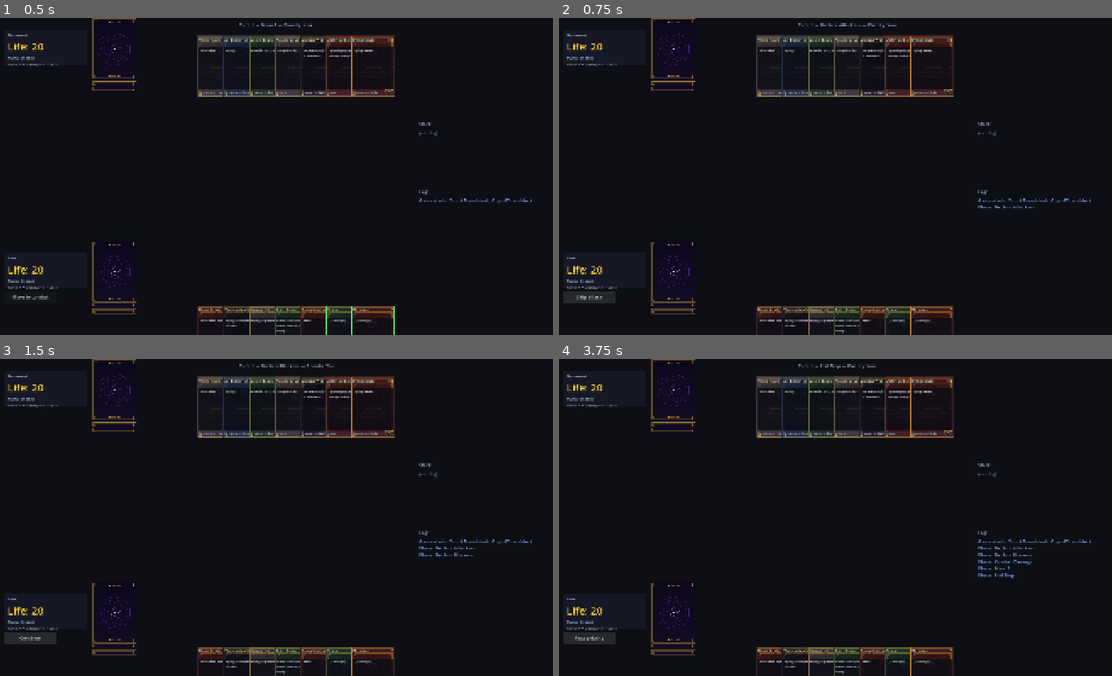
Above: before the commit, frames 1-4 (two rows, left to right).
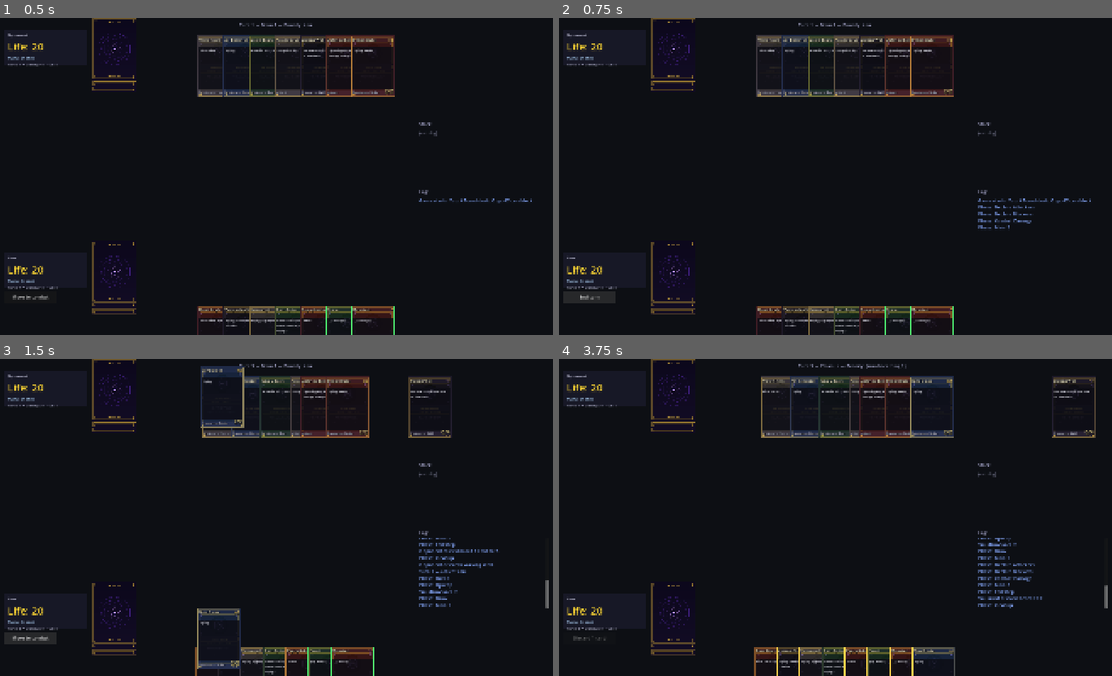
Above: after the commit, the same moments.

Repository: VoeJozzo/Magiclike
Game: Godot game, scene res://scenes/game/game_board.tscn
Same seed, same stepped clock (60 frames per second), same inputs: the game is played once before the commit and once after it.
Inputs (mouse positions are in pixels of both pictures, inside the frame that each line leads up to):
- Up to frame 1 (0.5 s): no input
- Up to frame 2 (0.75 s): click "Move to combat" at 0.5 s
- Up to frame 3 (1.5 s): click "Skip attack" (after the commit: "End turn") at 1.25 s
- Up to frame 4 (3.75 s): click "Continue" (after the commit: "Move to combat") at 2 s; click "Continue" (after the commit: "End turn") at 2.75 s; click (592, 637) at 3.5 s, where only the run before the commit has a clickable "End turn"

Frame 1 is identical in both runs. In frame 2, 0.3% of the frame differs, in the area x 3-86%, y 1-100%; in frame 3, 5.8%, in the area x 2-100%, y 1-100%; in frame 4, 4.8%.

Commit message:
Slice 0 (steps 3-4): B6 auto-pass + B7 end-turn fast-forward (iterative)
Step 3 (B6): auto-pass a dead priority window when the holder has no
meaningful action. Driven iteratively from _settle_state's loop (mirrors
proto's step()) rather than recursively from _open_priority_window -- the
plan's recursive tail would overflow the call stack during end-turn
fast-forward and dead positions. _has_no_meaningful_action folds *potential*
mana into cast legality (new _can_pay_potential, proto canPayPotential
parity) because Godot's _legal_cast_spell only sees floated mana; without it
a player who must tap a land first (e.g. phase1's Bolt + Mountains) would be
wrongly skipped, breaking the existing phase tests.

Step 4 (B7): KIND_END_TURN sets EngineState.end_turn_pending; the active
player's empty-stack windows then auto-pass to cleanup. Flag clears on UNTAP
of the next turn and on active-player re-engagement (any non-pass/non-end-turn
action, e.g. responding to a trigger that interrupted the fast-forward). In
Godot COMBAT_ATTACK is already a priority window, so the auto-pass there
commits empty attackers with no special-casing.

NOTE: Godot has no binary in this container -- none of this is runtime-tested.
Needs the Godot QA pass. Tests (step 5) follow next.

https://claude.ai/code/session_013mDqyvWU38zfmmBCUvszJw

Diff:
--- a/engine/action.gd
+++ b/engine/action.gd
@@ -26,10 +26,17 @@
 const KIND_PICK_TRIGGER_TARGET := "pick_trigger_target"
 # MTG 514.3 cleanup-step discard. Resolves one card while state.awaiting_discard is set.
 const KIND_DISCARD_CARD := "discard_card"
+# B7: active player declares "end my turn" — engine fast-forwards remaining
+# empty-stack priority windows to cleanup. See EngineState.end_turn_pending.
+const KIND_END_TURN := "end_turn"
 
 
 static func make_pass_priority() -> Dictionary:
 	return {"kind": KIND_PASS_PRIORITY}
+
+
+static func make_end_turn() -> Dictionary:
+	return {"kind": KIND_END_TURN}
 
 
 static func make_tap_land_for_mana(source_iid: int) -> Dictionary:
--- a/engine/engine.gd
+++ b/engine/engine.gd
@@ -305,6 +305,8 @@
 		return actions
 	if _state.priority_player_key == player_key:
 		actions.append(Action.make_pass_priority())
+		if _legal_end_turn({}):
+			actions.append(Action.make_end_turn())
 	for card in _state.player_by_key(player_key).hand:
 		if card.is_land():
 			var play := Action.make_play_land(card.instance_id)
@@ -415,6 +417,8 @@
 			return _legal_pick_trigger_target(action)
 		Action.KIND_DISCARD_CARD:
 			return _legal_discard_card(action)
+		Action.KIND_END_TURN:
+			return _legal_end_turn(action)
 		_:
 			return false
 
@@ -429,6 +433,19 @@
 	while _state.winner == "" and safety > 0:
 		safety -= 1
 		var actor: String = _current_actor()
+		# B6/B7 (iterative, mirrors proto step()): auto-pass a dead priority
+		# window — no meaningful action, AP's empty-stack END step, or end-turn
+		# fast-forward — for whichever player holds priority. Guarded against the
+		# awaiting_* turn-based states (priority is "" then; the owing player must
+		# act, not pass). Each pass makes progress (priority flips, or the stack
+		# resolves / phase advances), so the loop can't spin.
+		if _state.priority_player_key == actor \
+				and not _state.awaiting_block_declaration \
+				and _state.awaiting_discard.is_empty() \
+				and _state.awaiting_target_for_trigger.is_empty() \
+				and _should_auto_pass(actor):
+			_dispatch_action(Action.make_pass_priority())
+			continue
 		if actor == "you":
 			break
 		var action: Dictionary = AI.decide(_state, "opp")
@@ -480,6 +497,12 @@
 # execute_action but not here).
 func _do_action(action: Dictionary) -> bool:
 	var kind: String = action.get("kind", "")
+	# B7 re-engagement: any explicit non-pass/non-end-turn action by the active
+	# player (e.g. responding to a trigger that interrupted the fast-forward)
+	# cancels a pending end-turn (proto engine.js:5466).
+	if kind != Action.KIND_PASS_PRIORITY and kind != Action.KIND_END_TURN \
+			and _state.priority_player_key == _state.active_player_key:
+		_state.end_turn_pending = false
 	match kind:
 		Action.KIND_TAP_LAND_FOR_MANA:
 			return _do_tap_land_for_mana(action)
@@ -503,6 +526,8 @@
 			return _do_pick_trigger_target(action)
 		Action.KIND_DISCARD_CARD:
 			return _do_discard_card(action)
+		Action.KIND_END_TURN:
+			return _do_end_turn(action)
 	push_warning("_do_action: unknown kind '%s'" % kind)
 	return false
 
@@ -1167,6 +1192,7 @@
 	match _state.phase_machine.current:
 		PhaseMachine.Phase.UNTAP:
 			_state.active_player().untap_step()
+			_state.end_turn_pending = false  # B7: new turn clears the fast-forward flag
 		PhaseMachine.Phase.DRAW:
 			# MTG 704.5b: empty-library draw = loss.
 			_do_draw_card(_state.active_player_key)
@@ -1234,8 +1260,87 @@
 	_state.priority_player_key = player_key
 	if fresh:
 		_reset_priority_passes()
-	# Step 3 (auto-pass / end-turn fast-forward) is driven from _settle_state's
-	# loop, NOT recursively here — see plan deviation note.
+	# Auto-pass / end-turn fast-forward (B6/B7) is driven iteratively from
+	# _settle_state's loop (mirrors proto's step()), NOT recursively here — a
+	# recursive _dispatch_action(pass) tail would overflow the call stack during
+	# end-turn fast-forward and dead positions.
+
+
+# B6/B7: should the priority window just opened to `player_key` auto-pass?
+# Combines: AP's empty-stack END priority (proto skipApEndStep — they had MAIN2
+# for sorcery-speed plays), end-turn fast-forward (B7), and "no meaningful
+# action" (B6). Callers must ensure no awaiting_* turn-based state is active.
+func _should_auto_pass(player_key: String) -> bool:
+	var on_empty_stack: bool = player_key == _state.active_player_key and _state.stack.is_empty()
+	var ap_empty_stack_end: bool = on_empty_stack \
+			and _state.phase_machine.current == PhaseMachine.Phase.END
+	var end_turn_fast_forward: bool = on_empty_stack and _state.end_turn_pending
+	return ap_empty_stack_end or end_turn_fast_forward or _has_no_meaningful_action(player_key)
+
+
+# True iff `player_key` has nothing productive to do: no land to play, no
+# attacker/blocker to declare, no (non-mana) ability to activate, and no spell
+# castable even after tapping lands for mana. Pass / end-turn / mana-tap don't
+# count (mana-tap alone is dead motion). Mirrors proto's hasNoAction — and like
+# proto folds *potential* mana into cast legality, because Godot's
+# _legal_cast_spell only sees floated mana (so a player who must tap a land
+# first would otherwise be wrongly judged action-less). Errs toward "has action".
+func _has_no_meaningful_action(player_key: String) -> bool:
+	for a in get_legal_actions(player_key):
+		match a.get("kind", ""):
+			Action.KIND_PLAY_LAND, Action.KIND_ACTIVATE_ABILITY, \
+			Action.KIND_DECLARE_ATTACKER, Action.KIND_DECLARE_BLOCKER, \
+			Action.KIND_CAST_SPELL:
+				return false
+	var p: Player = _state.player_by_key(player_key)
+	var is_main: bool = _state.phase_machine.is_main_phase()
+	var is_active: bool = player_key == _state.active_player_key
+	var stack_empty: bool = _state.stack.is_empty()
+	for card in p.hand:
+		if card.template == null or card.is_land():
+			continue
+		var is_instant: bool = card.template.has_type("instant")
+		if not is_instant and not (is_active and is_main and stack_empty):
+			continue
+		if _can_pay_potential(player_key, card.template.mana_cost):
+			return false
+	return true
+
+
+# Proto parity (canPayPotential, engine.js:1198): can `player_key` afford `cost`
+# by tapping currently-untapped lands, on top of floated mana? Phase 1 lands are
+# mono-color; §3.9's land-as-ability model generalizes the multi-color choice case.
+func _can_pay_potential(player_key: String, cost: Dictionary) -> bool:
+	var p: Player = _state.player_by_key(player_key)
+	var potential: ManaPool = p.mana.duplicate_deep()
+	for c in p.battlefield:
+		if c.tapped or not c.is_land():
+			continue
+		if c.template is LandResource and not c.template.mana_produced.is_empty():
+			potential.add(c.template.mana_produced[0], 1)
+	return potential.can_pay(cost)
+
+
+# B7: legal only for the active player, empty stack, no cleanup discard, no winner.
+func _legal_end_turn(_action: Dictionary) -> bool:
+	if _state == null or _state.winner != "":
+		return false
+	if _state.priority_player_key != _state.active_player_key:
+		return false
+	if not _state.stack.is_empty():
+		return false
+	if not _state.awaiting_discard.is_empty():
+		return false
+	return true
+
+
+func _do_end_turn(_action: Dictionary) -> bool:
+	_state.end_turn_pending = true
+	_state.append_log("%s ends their turn." % _state.active_player().name)
+	# The fast-forward itself (including committing empty attackers at
+	# COMBAT_ATTACK — a pass there declares no attackers) is driven by the
+	# _settle_state auto-pass loop via _should_auto_pass's end_turn branch.
+	return true
 
 
 # ─── Helpers ───────────────────────────────────────────────────────────────
--- a/engine/engine_state.gd
+++ b/engine/engine_state.gd
@@ -40,6 +40,12 @@
 var log: Array[String] = []
 var winner: String = ""  # "" | "you" | "opp"
 var _next_iid: int = 1
+
+# B7 end-turn fast-forward (MTG-shortcut). Set by KIND_END_TURN; the active
+# player's priority windows then auto-pass on an empty stack until the turn
+# ends. Cleared on UNTAP of the next turn, or mid-turn if the active player
+# re-engages (takes any non-pass/non-end-turn action).
+var end_turn_pending: bool = false
 
 
 func _init() -> void:
@@ -118,4 +124,5 @@
 	copy.log = log.duplicate()
 	copy.winner = winner
 	copy._next_iid = _next_iid
+	copy.end_turn_pending = end_turn_pending
 	return copy
